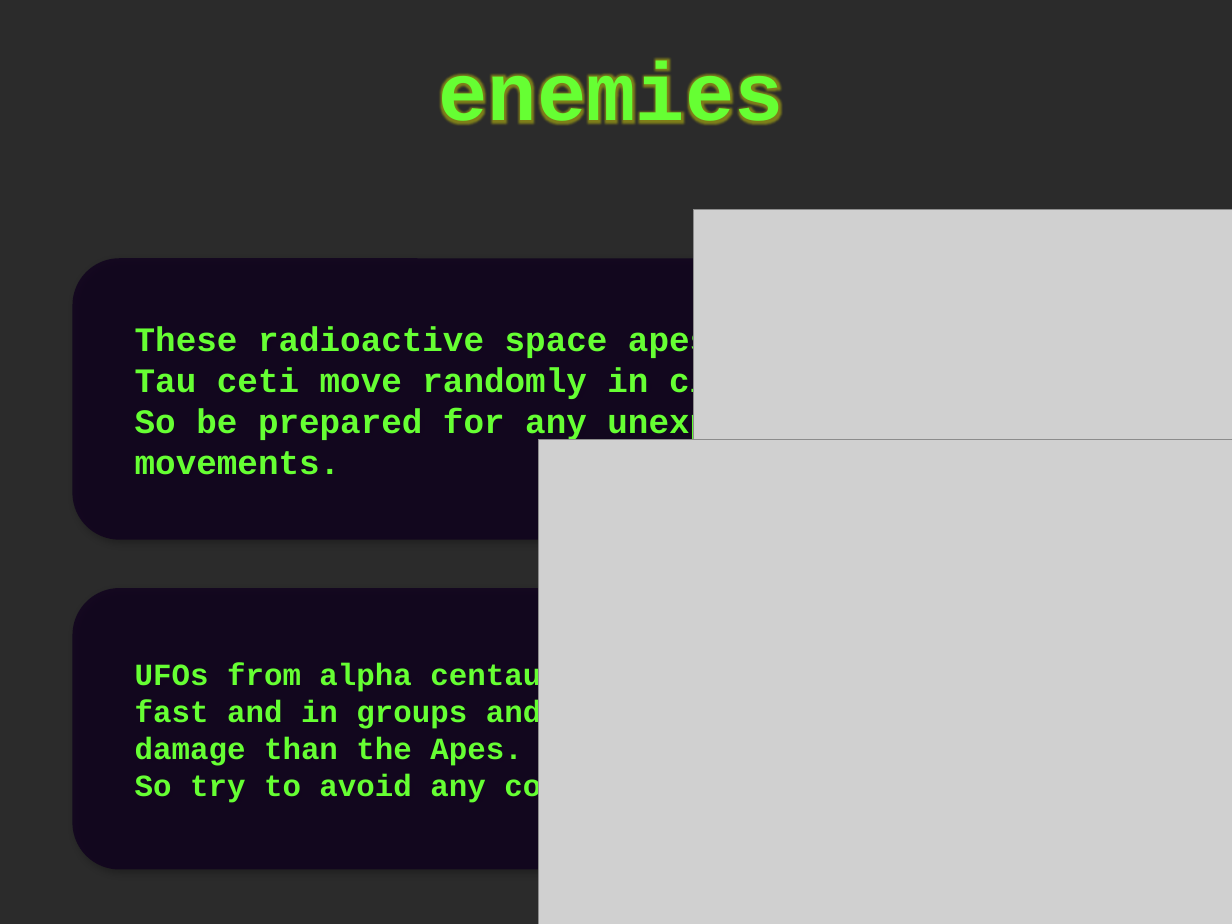
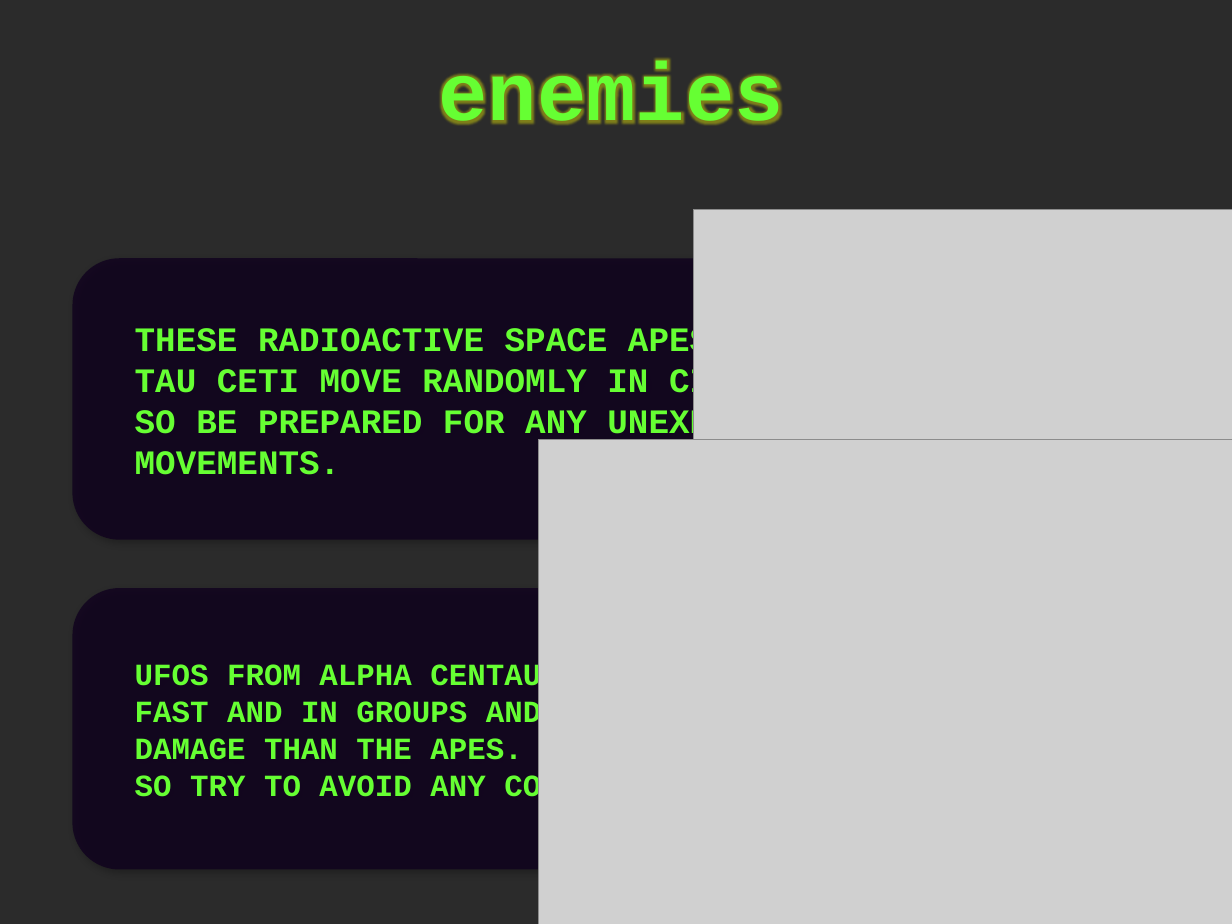
Before and after one commit to srad/SpaceBIT, a slide deck: slide 6 of handbook/SpaceBIT - Handbook.pptx (slide 5 before the commit). Drawn at 1232x924 pixels with LibreOffice and Linux fonts; fonts in the diff are those of the drawing; grey boxes stand for pictures; background and template pictures are left out; a plain dark background stands for a picture behind light text. Boxes give left, top, right and bottom in pixels: in the first picture for what was removed or moved away, otherwise in the second. Text is boxed around its words. In the diff, an @@ line names an element or a change of style, - is before the commit and + after.

```diff
--- a/handbook/SpaceBIT - Handbook.pptx
+++ b/handbook/SpaceBIT - Handbook.pptx
@@ text in rounded rectangle at [135,326,833,475]: text changed @@
-These radioactive space apes from
-Tau ceti move randomly in circles.
-So be prepared for any unexpected
-movements.
+THESE RADIOACTIVE SPACE APES FROM
+TAU CETI MOVE RANDOMLY IN CIRCLES.
+SO BE PREPARED FOR ANY UNEXPECTED
+MOVEMENTS.
@@ text in rounded rectangle at [135,663,707,805]: text changed @@
-UFOs from alpha centauri move
-fast and in groups and make more
-damage than the Apes.
-So try to avoid any collisions.
+UFOS FROM ALPHA CENTAURI MOVE
+FAST AND IN GROUPS AND MAKE MORE
+DAMAGE THAN THE APES.
+SO TRY TO AVOID ANY COLLISIONS.
```
Also in this commit, not shown: 7 other slides changed, 3 slides added, 35 other files.
